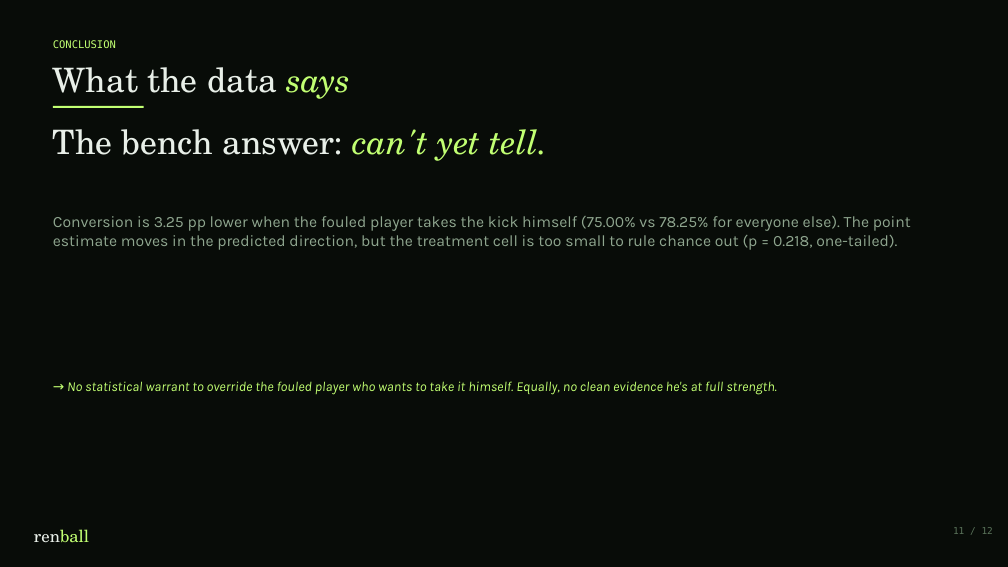
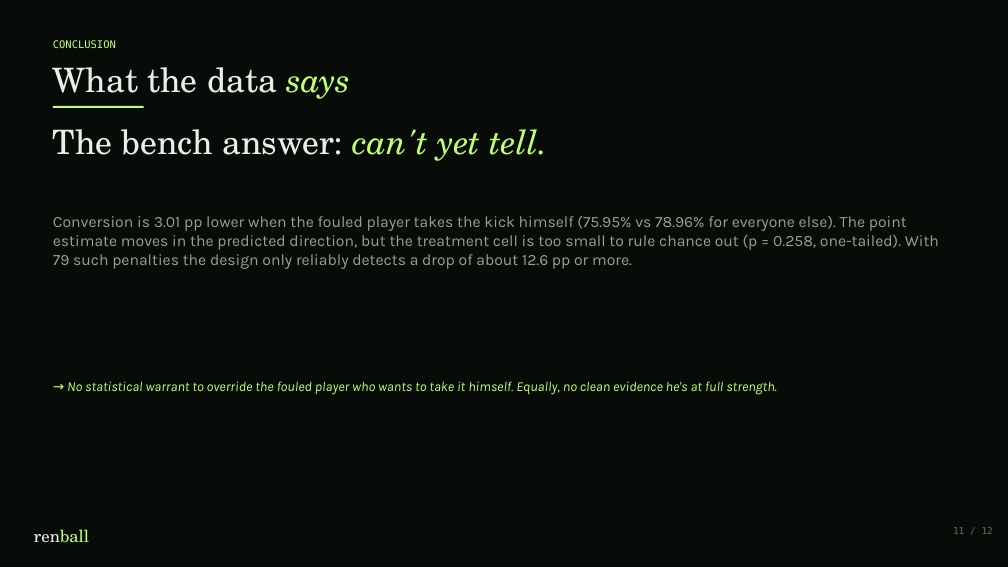
Before and after one commit to koeymenc/renball, a slide deck: slide 11 of projects/01-penalty-analysis/slides.pptx. Drawn at 1008x567 pixels with LibreOffice and Linux fonts; fonts in the diff are those of the drawing. Boxes give left, top, right and bottom in pixels: in the first picture for what was removed or moved away, otherwise in the second. Text is boxed around its words. In the diff, an @@ line names an element or a change of style, - is before the commit and + after.

```diff
--- a/projects/01-penalty-analysis/slides.pptx
+++ b/projects/01-penalty-analysis/slides.pptx
@@ text at (x1=53, y1=216, x2=939, y2=269): text changed @@
-Conversion is 3.25 pp lower when the fouled player takes the kick himself (75.00% vs 78.25% for everyone else). The point estimate moves in the predicted direction, but the treatment cell is too small to rule chance out (p = 0.218, one-tailed).
+Conversion is 3.01 pp lower when the fouled player takes the kick himself (75.95% vs 78.96% for everyone else). The point estimate moves in the predicted direction, but the treatment cell is too small to rule chance out (p = 0.258, one-tailed). With 79 such penalties the design only reliably detects a drop of about 12.6 pp or more.
```
Also in this commit, not shown: 7 other slides changed, 31 other files.
